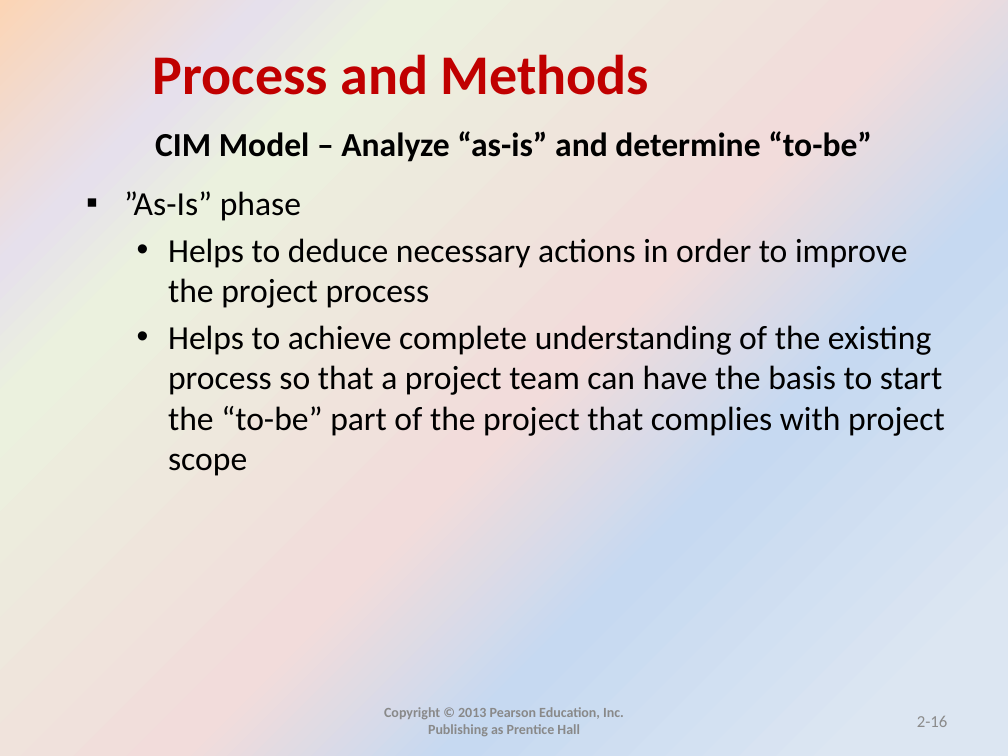
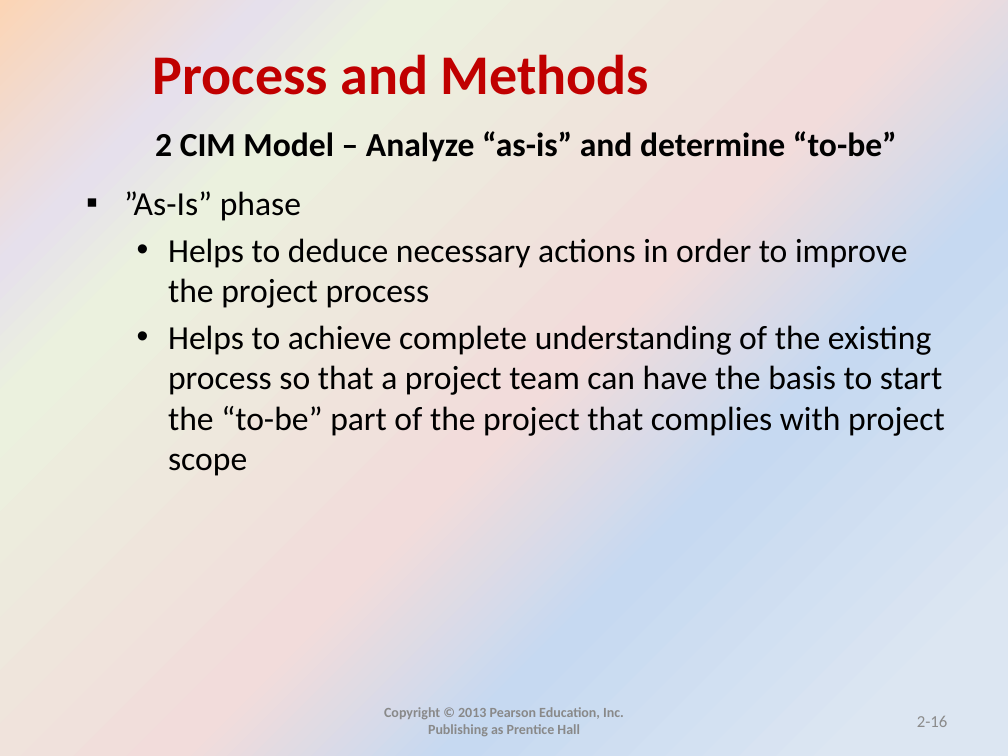
Before and after one commit to mohandesosama/is_project_management, a slide deck: slide 16 of IS-PM-Slides/02_process and methods _ch2.pptx. Drawn at 1008x756 pixels with LibreOffice and Linux fonts; fonts in the diff are those of the drawing. Boxes give left, top, right and bottom in pixels: in the first picture for what was removed or moved away, otherwise in the second. Text is boxed around its words. In the diff, an @@ line names an element or a change of style, - is before the commit and + after.

```diff
--- a/IS-PM-Slides/02_process and methods _ch2.pptx
+++ b/IS-PM-Slides/02_process and methods _ch2.pptx
@@ text at (x1=155, y1=131, x2=897, y2=162): text changed @@
-CIM Model – Analyze “as-is” and determine “to-be”
+2 CIM Model – Analyze “as-is” and determine “to-be”
```
Also in this commit, not shown: 39 other slides changed, 1 slide removed.
